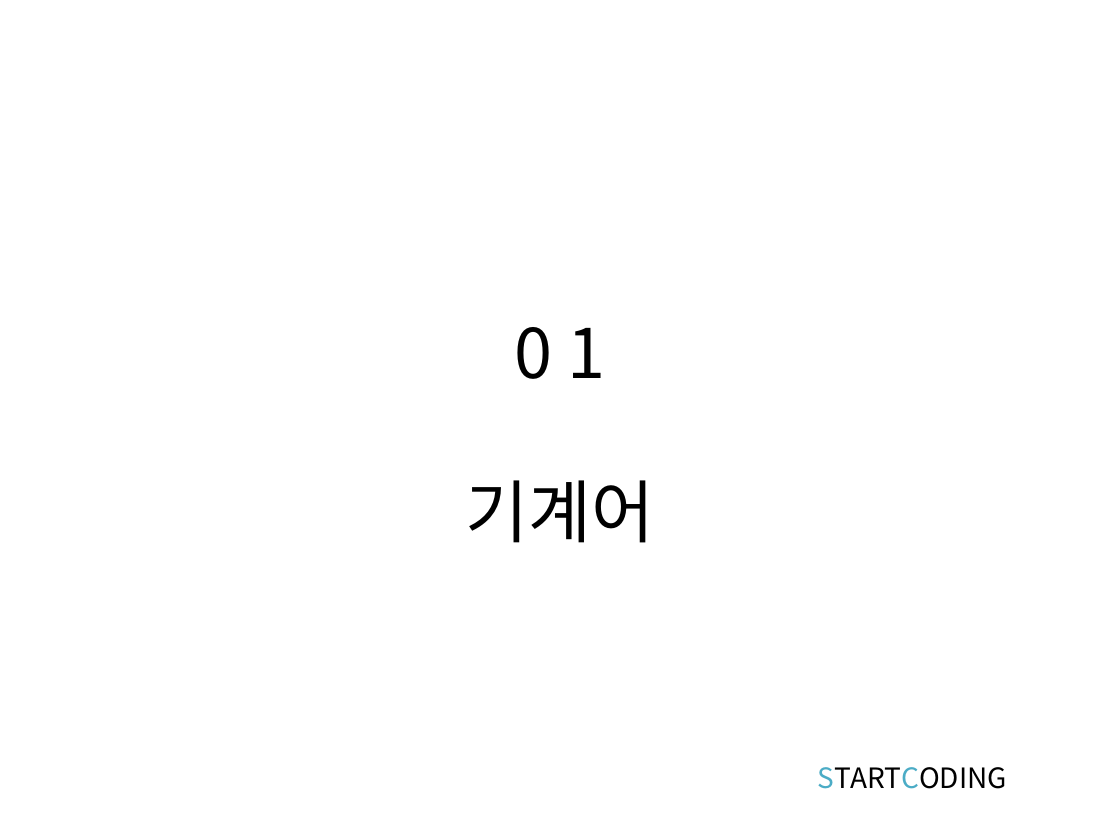
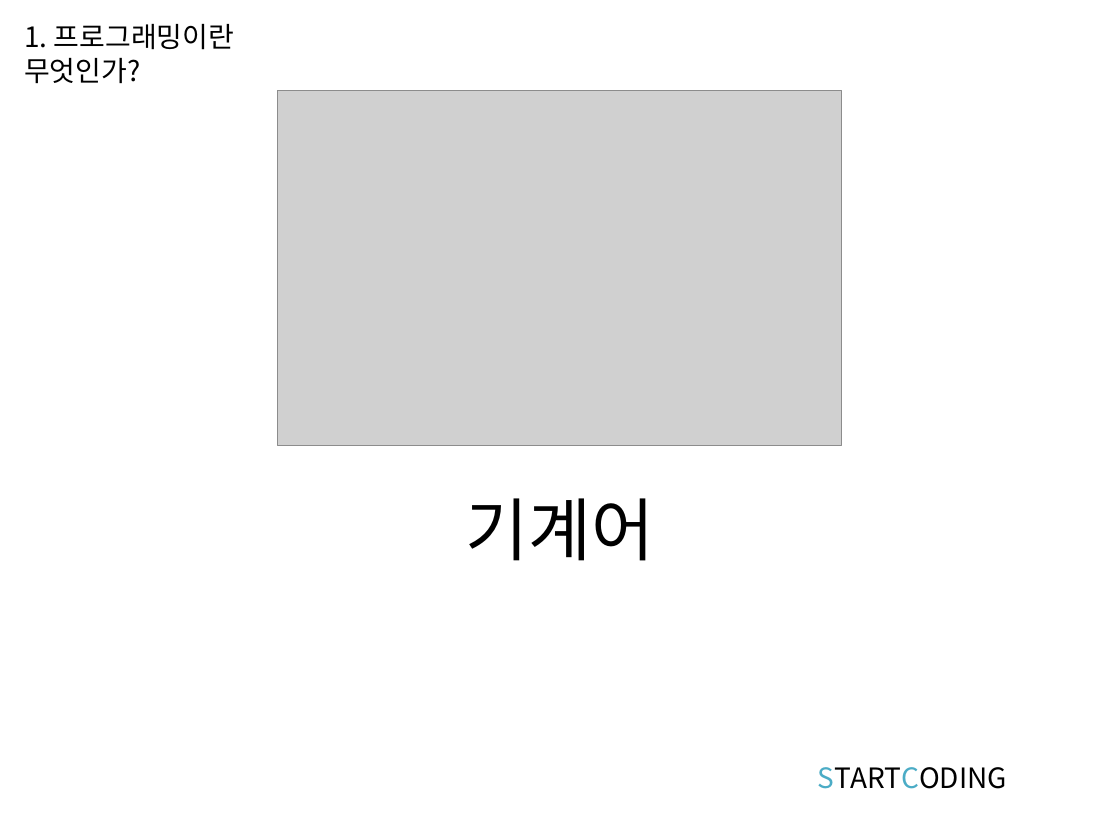
Before and after one commit to kwonkijun/web, a slide deck: slide 4 of 프론트엔드기초(PPT)/웹프로그래밍 1강_강의소개.pptx (slide 3 before the commit). Drawn at 1120x840 pixels with LibreOffice and Linux fonts; fonts in the diff are those of the drawing; grey boxes stand for pictures. Boxes give left, top, right and bottom in pixels: in the first picture for what was removed or moved away, otherwise in the second. Text is boxed around its words. In the diff, an @@ line names an element or a change of style, - is before the commit and + after.

```diff
--- a/프론트엔드기초(PPT)/웹프로그래밍 1강_강의소개.pptx
+++ b/프론트엔드기초(PPT)/웹프로그래밍 1강_강의소개.pptx
@@ text added at bbox=[24, 24, 234, 83], 18 pt, text #000000 @@
+1. 프로그래밍이란 무엇인가?
@@ picture added at bbox=[278, 91, 841, 446] @@
@@ title removed at bbox=[514, 327, 606, 379] @@
-0 1
@@ text "기계어": place and size @@
-text "기계어" at bbox=[465, 480, 654, 543]
+text "기계어" at bbox=[465, 498, 654, 561]
```
Also in this commit, not shown: 12 other slides changed, 1 slide added, 27 other files.
